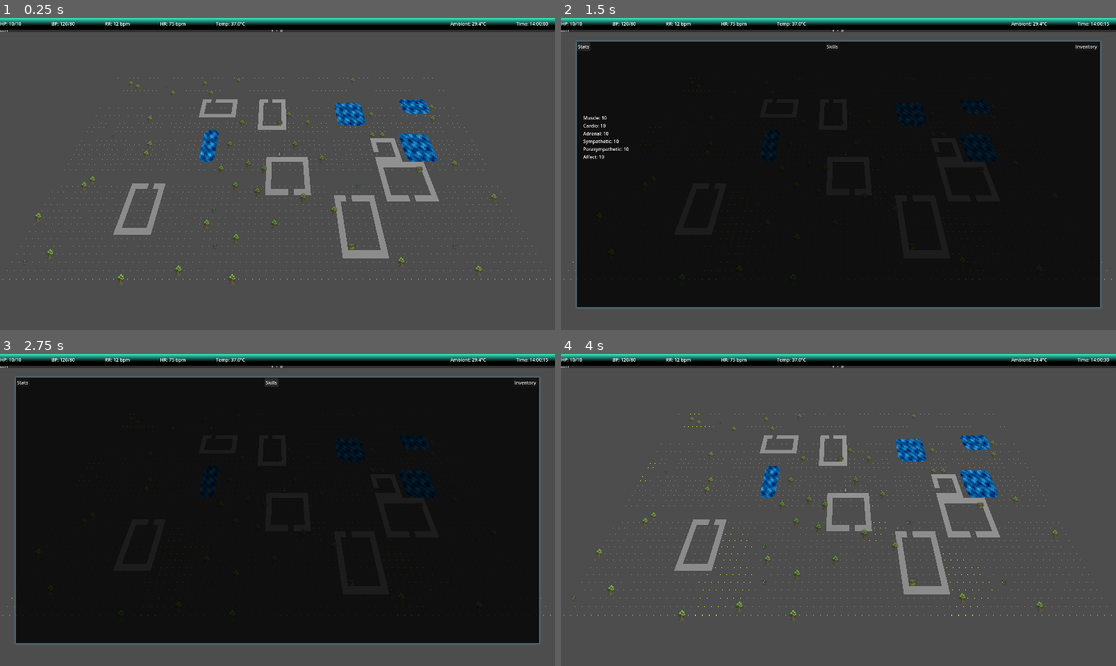
Above: before the commit, frames 1-4 (two rows, left to right).
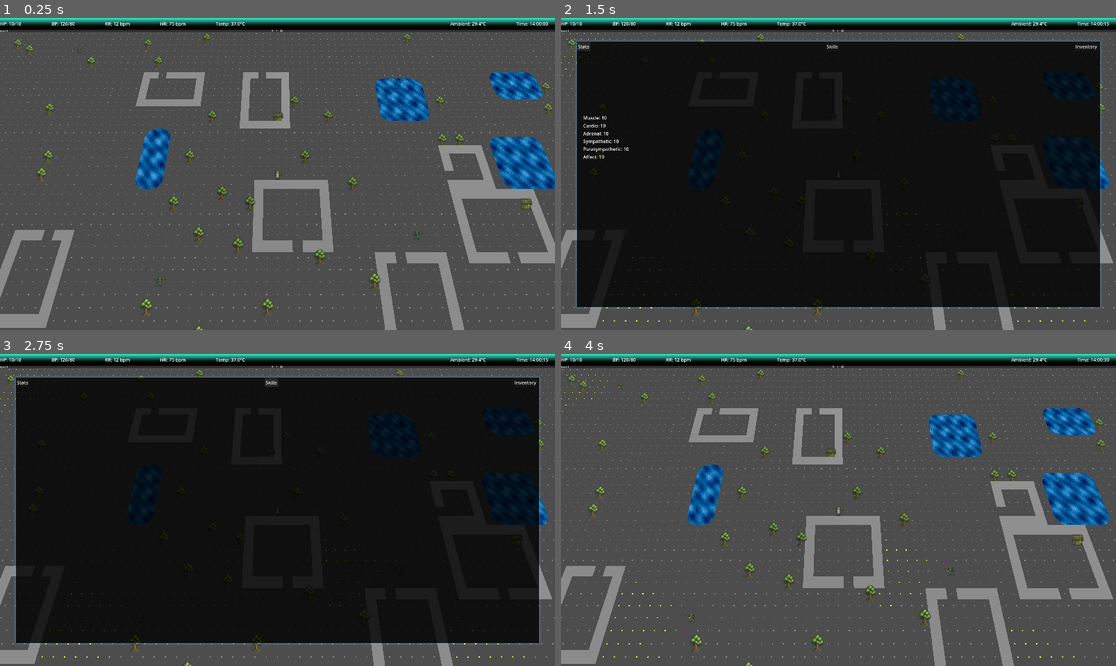
Above: after the commit, the same moments.

Repository: Bigfeta1/ASCIIRogueLike
Game: Godot game, scene res://scenes/main/main_scene.tscn
Two runs of this game, one before a commit and one after it. Both use one fixed random seed, a clock stepped at 60 frames per second and the inputs below.
Inputs (mouse positions are in pixels of both pictures, inside the frame that each line leads up to):
- Up to frame 1 (0.25 s): no input
- Up to frame 2 (1.5 s): tap Enter at 0.5 s; move the mouse to (960, 158) at 0.52 s; hold D 0.53-1.25 s; tap Tab at 0.6 s; click (960, 158) at 0.67 s; tap Space at 0.77 s; click "Stats" at 1.25 s
- Up to frame 3 (2.75 s): click "Skills" at 2 s
- Up to frame 4 (4 s): click "Inventory" at 2.75 s; tap Space at 3.5, 3.77 s; move the mouse to (727, 525) at 3.52 s; hold S from 3.53 s (still down); tap I at 3.6 s

The runs differ from the first frame. In frame 1, 18% of the frame differs, in the area x 0-100%, y 4-100%; in frame 2, 1.8%; in frame 3, 1.8%; in frame 4, 18%.

Commit message:
enemy corpse fix

Diff:
--- a/scenes/character/character_sprite.gd
+++ b/scenes/character/character_sprite.gd
@@ -40,6 +40,8 @@
 	print("[SPRITE] loaded tex=%s" % str(tex))
 	mat.albedo_texture = tex
 	print("[SPRITE] texture set. current albedo_texture=%s" % str(mat.albedo_texture))
+	position = Vector3.ZERO
+	rotation = Vector3.ZERO
 	var splatter := MeshInstance3D.new()
 	splatter.name = "BloodSplatter"
 	var plane := PlaneMesh.new()
--- a/scripts/camera.gd
+++ b/scripts/camera.gd
@@ -3,7 +3,7 @@
 const ZOOM_LEVELS = [230.0, 110.0, 60.0]
 const FOV_LEVELS = [168.0, 160.0, 120.0, 100.0]
 const PERSPECTIVE_Z = 22.19
-var zoom_index := 0
+var zoom_index := 1
 
 var _character: Node3D
 var _origin_transform: Transform3D
